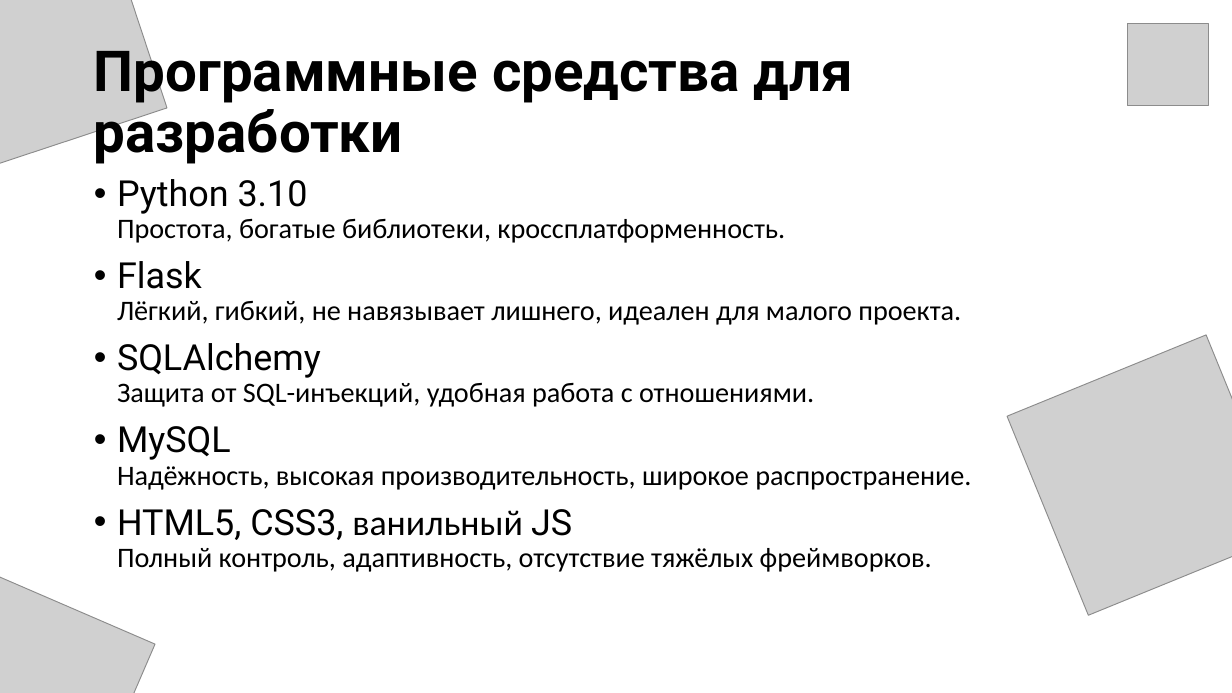
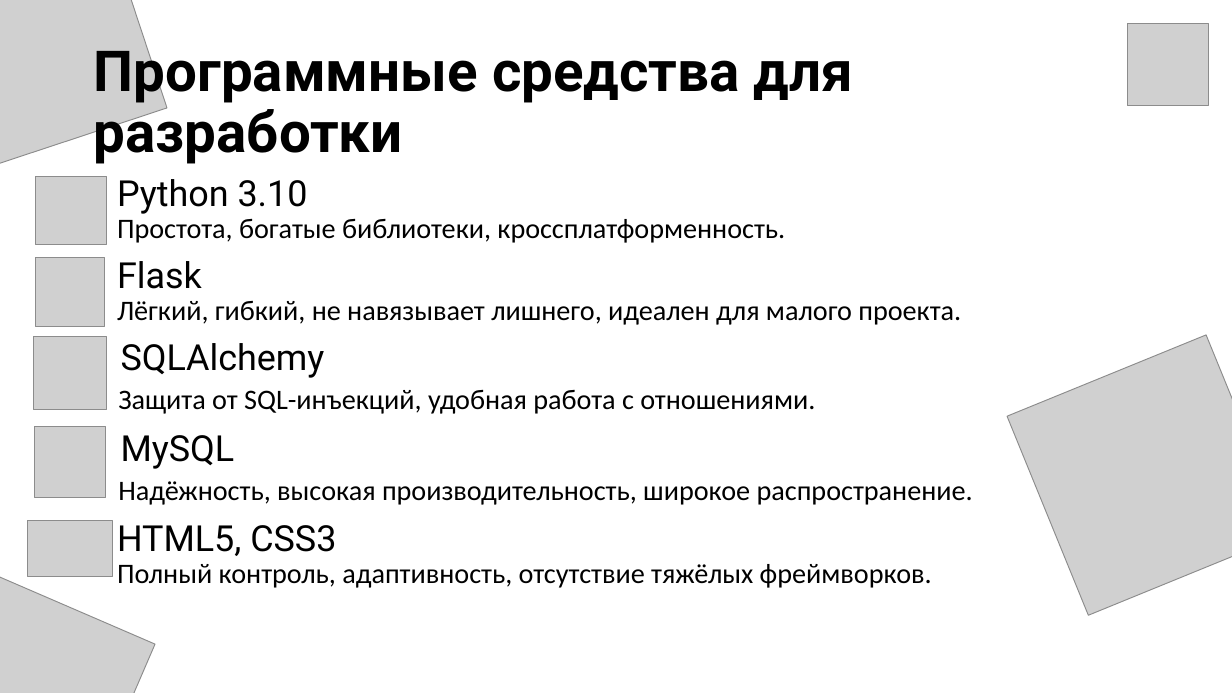
Before and after one commit to KaratiNOZ/diplom4ik, a slide deck: slide 9 of ПРЕЗЕНТАЦИЯ.pptx. Drawn at 1232x693 pixels with LibreOffice and Linux fonts; fonts in the diff are those of the drawing; grey boxes stand for pictures. Boxes give left, top, right and bottom in pixels: in the first picture for what was removed or moved away, otherwise in the second. Text is boxed around its words. In the diff, an @@ line names an element or a change of style, - is before the commit and + after.

```diff
--- a/ПРЕЗЕНТАЦИЯ.pptx
+++ b/ПРЕЗЕНТАЦИЯ.pptx
@@ picture added at <box>35,177,107,245</box> @@
@@ picture added at <box>36,258,104,326</box> @@
@@ picture added at <box>33,336,107,410</box> @@
@@ text at <box>118,343,973,505</box>: bullet • to none @@
@@ picture added at <box>34,426,105,497</box> @@
@@ picture added at <box>28,521,113,577</box> @@
@@ text at <box>117,525,932,588</box>: text changed @@
-• HTML5, CSS3, ванильный JS
-  Полный контроль, адаптивность, отсутствие тяжёлых фреймворков.
+• HTML5, CSS3
+  Полный контроль, адаптивность, отсутствие тяжёлых фреймворков.
```
Also in this commit, not shown: 8 other slides changed, 13 other files.
